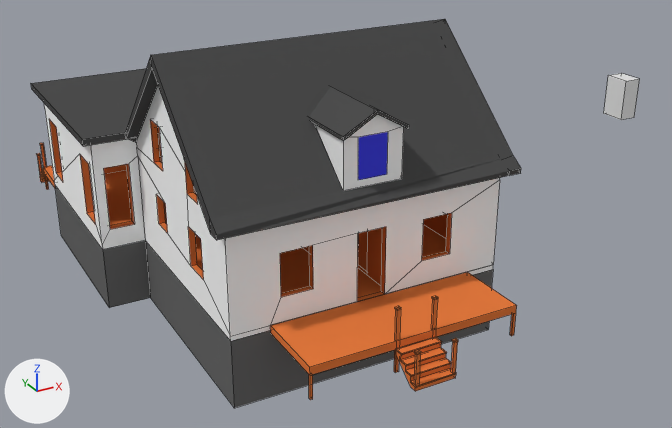
Renders of the Blender file Blender/masionchezlinda.blend from each side of a commit.
The view is the same before and after, from a 50 mm camera at (-35.6, -86.3, 45.3) aimed at (14.1, 4.0, 0.1). Arrows for +X, +Y and +Z are at lower left; the lights stay in place. Mesh edges are drawn as thin lines.

In view in the first picture: 'Cube', 'Maison'.
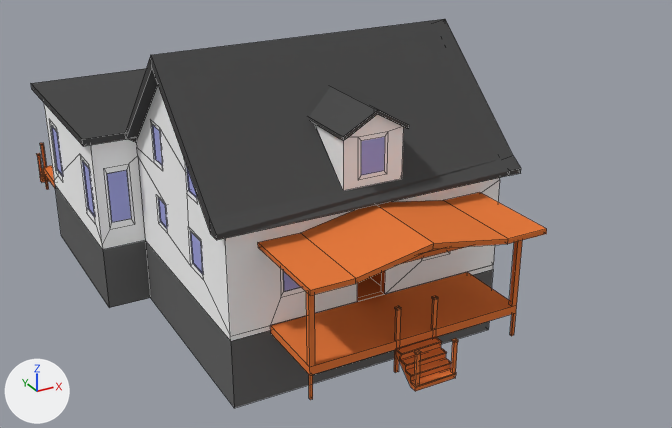
The change, as a list of edits to the scene's bpy script:
```text
Change mat_glass:
    mat_glass.base_color: (0.0557, 0.0576, 0.8) -> (0.395, 0.411, 0.8)  # blue #4344e7 -> blue #a9ace7
Change me_1:
    used by ob_maison; location = (0.0, 0.0, 0.0); scale = (0.5, 0.5, 1.0)
    remove me_1.from_pydata(...)  # 879 vertices, 614 faces, 6 loose edges; spans x -30.9..40.1, y -62.9..66.4, z -4.5..25.3
    add me_1.from_pydata(...)  # 1168 vertices, 841 faces, 12 loose edges; spans x -30.9..40.1, y -62.9..66.4, z -4.5..25.3
    me_1 part 1: 288 vertices added at x -28.9..37.2, y -60.4..47.8, z 3.0..18.7
    me_1 part 2: 1 vertex added at x 8.0, y -10.6, z 11.5
    me_1 part 3: 3 faces spanning x -30.9..23.4, y 4.4..50.6, z 14.4 switch from mat_wood (orange #e77b3e) to mat_roof (dark grey #4e4e4e)
Remove ob_cube:
    ob_cube = bpy.data.objects.new('Cube', me_cube)
    ob_cube.location = (75.6, 18.0, 3.4)
    ob_cube.scale = (0.468, 0.46, 0.894)
```

Where the change shows, as pixel boxes (x1, y1, x2, y2) in the pictures (672 x 428 px):
'Maison', recoloured, reshaped: before (31, 19, 521, 408); after (31, 19, 547, 408)
'Cube', deleted: before (604, 73, 640, 120)
part 1 of me_1, added (orange): after (49, 119, 547, 375)
